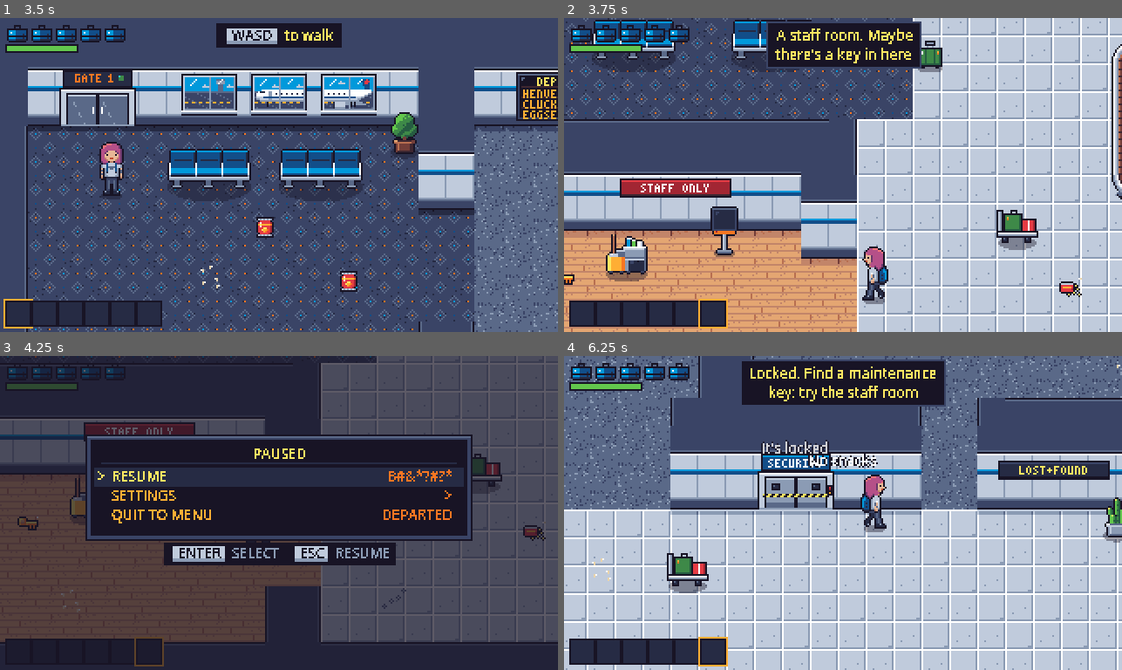
Above: before the commit, frames 1-4 (two rows, left to right).
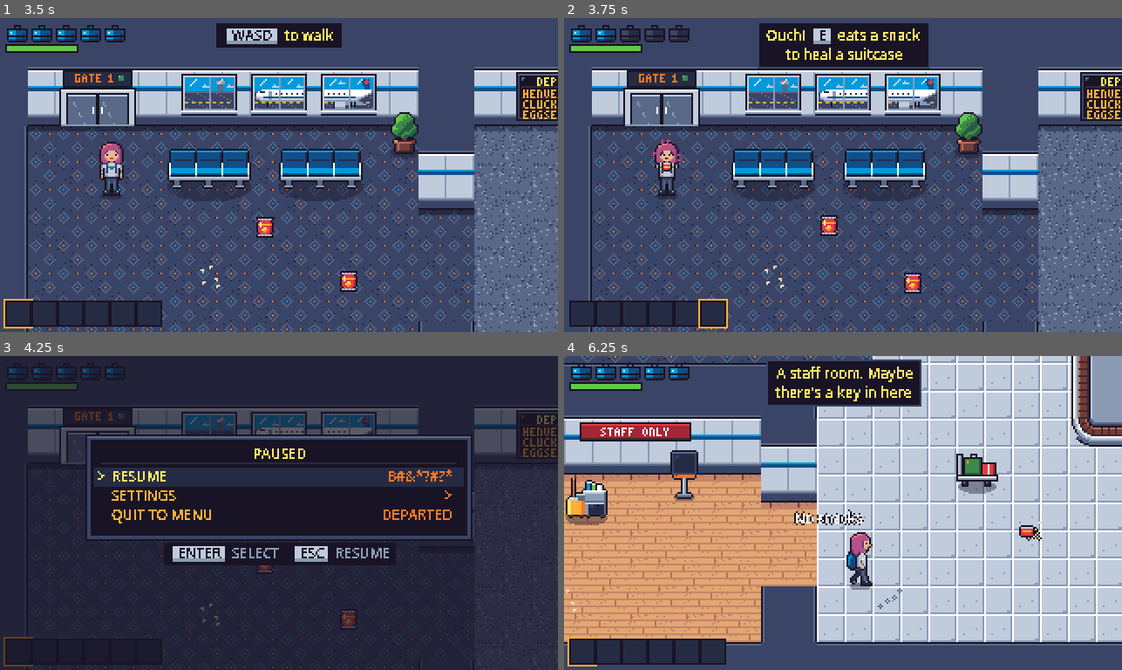
Above: after the commit, the same moments.

Repository: mvdmakesthings/PlanePoultryPanic
Game: Godot game, scene res://tests/level_01_smoke.tscn
The game is run twice, just before and just after one commit, with the same random seed, the same clock (stepped at 60 frames per second) and the same inputs. This scene is started directly instead of the project's main scene.
Inputs (mouse positions are in pixels of both pictures, inside the frame that each line leads up to):
- Up to frame 1 (3.5 s): tap Enter (ui_accept) at 0.5, 0.77, 1.07, 1.52, 1.82, 3.02, 3.32 s; move the mouse to (401, 159) at 0.52 s; hold D (move_right) 0.53-1.28 s; hold G (drop_item) 0.53-1.28 s; click (401, 159) at 0.67 s; tap E (eat_snack) at 0.8, 1.35 s; move the mouse to (167, 190) at 1.27 s; hold S (move_down) 1.28-2.03 s; tap F (interact) at 1.55 s; move the mouse to (334, 105) at 2.02 s; hold D (move_right) 2.03-2.78 s; hold F (interact) 2.03-2.78 s; tap R (next_item) at 2.3, 2.85 s; move the mouse to (251, 237) at 2.77 s; hold W (move_up) from 2.78 s (still down); click (251, 237) at 2.92 s; tap Q (prev_item) at 3.05 s
- Up to frame 2 (3.75 s): move the mouse to (1010, 222) at 3.52 s; release W (move_up) at 3.53 s; hold A (move_left) from 3.53 s (still down); hold Q (prev_item) from 3.53 s (still down)
- Up to frame 3 (4.25 s): keep holding A (move_left); keep holding Q (prev_item); tap Enter (ui_accept) at 3.77, 4.07 s; tap Shift (run) at 3.8 s; tap Escape (pause) at 4.15 s
- Up to frame 4 (6.25 s): move the mouse to (675, 465) at 4.27 s; release Q (prev_item) at 4.28 s; tap Shift (run) at 4.35 s; tap Enter (ui_accept) at 4.52, 4.82, 6.02 s; tap Space (use_item) at 4.55 s; move the mouse to (870, 513) at 5.02 s; release A (move_left) at 5.03 s; hold S (move_down) 5.03-5.78 s; hold Space (use_item) 5.03-5.78 s; click (870, 513) at 5.17 s; tap G (drop_item) at 5.3, 5.85 s; move the mouse to (759, 434) at 5.77 s; hold D (move_right) from 5.78 s (still down); tap E (eat_snack) at 6.05 s

Frame 1 is identical in both runs. In frame 2, 80% of the frame differs, in the area x 0-100%, y 0-100%; in frame 3, 47%; in frame 4, 74%.

Commit message:
Play the throw, eat, hurt and defeat animations
Throwing a snack or suitcase, eating, and taking a hit each play their
animation for a moment over the walk or idle (0.3, 0.45 and 0.35 s),
facing the way Amanda faces (eating always faces the camera). A knockout
plays the defeat fall once, then settles into the knocked-out loop.

The Level 1 test checks each animation plays; two prototype checks now
let a flinch from a stray peck finish before looking at the walk or
extinguisher pose. The roadmap's art item is down to the chickens'
chase and eat animations.

Diff:
--- a/game/scripts/characters/player.gd
+++ b/game/scripts/characters/player.gd
@@ -21,6 +21,14 @@
 const IDLE_EXTINGUISHER_SHEET := preload("res://assets/sprites/player_idle_extinguisher.png")
 const RUN_SHEET := preload("res://assets/sprites/player_run.png")
 const RUN_EXTINGUISHER_SHEET := preload("res://assets/sprites/player_run_extinguisher.png")
+const THROW_SHEET := preload("res://assets/sprites/player_throw.png")
+const HURT_SHEET := preload("res://assets/sprites/player_hurt.png")
+const EAT_SHEET := preload("res://assets/sprites/player_eat.png")
+const DEFEAT_SHEET := preload("res://assets/sprites/player_defeat.png")
+## The defeat frames are wide enough for her to fall flat, like the KO pose.
+const DEFEAT_FRAME_SIZE := Vector2i(32, 32)
+## How long each action plays over the walk or idle, in seconds.
+const ACTION_TIMES := {"throw": 0.3, "eat": 0.45, "hurt": 0.35}
 const KO_SHEET := preload("res://assets/sprites/player_ko.png")
 ## Flyaway hair drawn over every animation, messier as health drops. Rows
 ## are directions, columns are mess levels 1-3; each frame reaches
@@ -92,6 +100,10 @@
 var _invincible_timer := 0.0
 var _exhausted := false
 var _knockback := Vector2.ZERO
+## An action animation playing over walking and idling ("throw", "eat",
+## "hurt"), and how much longer it plays.
+var _action := ""
+var _action_left := 0.0
 var _hair: Sprite2D
 ## Top opaque row of each animation frame, so the hair follows the head.
 var _head_tops := {}
@@ -114,13 +126,12 @@
 	SpriteSheets.add_directional(frames, "idle_ext", IDLE_EXTINGUISHER_SHEET, FRAME_SIZE, 2.0)
 	SpriteSheets.add_directional(frames, "run", RUN_SHEET, FRAME_SIZE, 12.0)
 	SpriteSheets.add_directional(frames, "run_ext", RUN_EXTINGUISHER_SHEET, FRAME_SIZE, 12.0)
-	frames.add_animation("ko")
-	frames.set_animation_speed("ko", 3.0)
-	for column in KO_SHEET.get_width() / KO_FRAME_SIZE.x:
-		var atlas := AtlasTexture.new()
-		atlas.atlas = KO_SHEET
-		atlas.region = Rect2(Vector2(column * KO_FRAME_SIZE.x, 0), KO_FRAME_SIZE)
-		frames.add_frame("ko", atlas)
+	SpriteSheets.add_directional(frames, "throw", THROW_SHEET, FRAME_SIZE, 10.0, false)
+	SpriteSheets.add_directional(frames, "hurt", HURT_SHEET, FRAME_SIZE, 1.0, false)
+	# Eating is only drawn facing the camera.
+	_add_strip(frames, "eat_down", EAT_SHEET, FRAME_SIZE, 7.0, false)
+	_add_strip(frames, "defeat", DEFEAT_SHEET, DEFEAT_FRAME_SIZE, 8.0, false)
+	_add_strip(frames, "ko", KO_SHEET, KO_FRAME_SIZE, 3.0, true)
 	_sprite.sprite_frames = frames
 	_hair = Sprite2D.new()
 	_hair.texture = HAIR_SHEET
@@ -203,6 +214,7 @@
 		_die()
 	else:
 		_invincible_timer = invincibility_time
+		_start_action("hurt")
 	return true
 
 
@@ -254,6 +266,7 @@
 	snack.position = position
 	get_parent().add_child(snack)
 	AudioManager.play("throw")
+	_start_action("throw")
 
 
 ## Eats a snack from any slot (the selected one first) to heal a suitcase.
@@ -268,6 +281,7 @@
 		return
 	inventory.take_from(index)
 	AudioManager.play("eat")
+	_start_action("eat")
 	health = mini(health + SUITCASE, max_health)
 	health_changed.emit(health, max_health)
 
@@ -324,6 +338,7 @@
 	carrying.throw(facing)
 	carrying = null
 	AudioManager.play("throw")
+	_start_action("throw")
 
 
 ## Sets the carried suitcase down at the player's feet, if holding one.
@@ -404,8 +419,18 @@
 		stamina_changed.emit(stamina, max_stamina)
 
 
+## Plays an action (throw, eat, hurt) over walking and idling for a moment.
+func _start_action(action: String) -> void:
+	_action = action
+	_action_left = ACTION_TIMES[action]
+	_sprite.play(action + "_" + ("down" if action == "eat" else SpriteSheets.direction_name(facing)))
+
+
 func _update_animation(input: Vector2, running: bool) -> void:
 	var direction := SpriteSheets.direction_name(facing)
+	if _action_left > 0.0:
+		_action_left -= get_physics_process_delta_time()
+		return
 	var animation := "idle"
 	if input != Vector2.ZERO:
 		animation = "run" if running else "walk"
@@ -485,13 +510,33 @@
 func _die() -> void:
 	is_dead = true
 	freeze()
-	# Flat on their back, centered over where they stood.
-	_sprite.offset = Vector2(0, -KO_FRAME_SIZE.y / 2.0)
-	_sprite.play("ko")
+	# Flinch, buckle and fall flat on her back, then lie there seeing stars.
+	_sprite.offset = Vector2(0, -DEFEAT_FRAME_SIZE.y / 2.0 + 1.0)
+	_sprite.play("defeat")
+	_sprite.animation_finished.connect(_on_defeat_finished, CONNECT_ONE_SHOT)
 	_update_hair()
 	AudioManager.play("death")
 	queue_redraw()
 	died.emit()
+
+
+func _on_defeat_finished() -> void:
+	# Centered over where she stood, like the defeat frames.
+	_sprite.offset = Vector2(0, -KO_FRAME_SIZE.y / 2.0)
+	_sprite.play("ko")
+
+
+## One animation from a single-row sheet of frame_size frames.
+static func _add_strip(frames: SpriteFrames, anim_name: String, sheet: Texture2D,
+		frame_size: Vector2i, fps: float, loop: bool) -> void:
+	frames.add_animation(anim_name)
+	frames.set_animation_speed(anim_name, fps)
+	frames.set_animation_loop(anim_name, loop)
+	for column in sheet.get_width() / frame_size.x:
+		var atlas := AtlasTexture.new()
+		atlas.atlas = sheet
+		atlas.region = Rect2(Vector2(column * frame_size.x, 0), frame_size)
+		frames.add_frame(anim_name, atlas)
 
 
 func _emit_state() -> void:
--- a/game/tests/level_01_smoke.gd
+++ b/game/tests/level_01_smoke.gd
@@ -99,6 +99,20 @@
 	player.add_snack()
 	player.eat_snack()
 	_check(player.hair_mess_level() == 2, "eating tidies her hair a little")
+	await get_tree().physics_frame
+	_check(player._sprite.animation == "eat_down", "eating plays the eat animation")
+	await _wait(0.6)
+	_check(player._sprite.animation.begins_with("idle"), "after eating she goes back to idling")
+	player._invincible_timer = 0.0
+	player.take_damage(1, player.global_position + Vector2.LEFT)
+	await get_tree().physics_frame
+	_check(player._sprite.animation.begins_with("hurt_"), "a hit plays the hurt flinch")
+	player.facing = Vector2.RIGHT
+	player._action_left = 0.0
+	player.add_snack()
+	player.throw_snack()
+	await get_tree().physics_frame
+	_check(player._sprite.animation == "throw_right", "throwing plays the throw animation the way she faces")
 	level.queue_free()
 
 
@@ -207,6 +221,7 @@
 	await _wait(1.8)
 	var menus: GameMenus = level.get_node("UI/GameMenus")
 	_check(menus.is_open() and menus._mode == "retry" and menus._hint != "", "a knockout shows the retry screen with a hint")
+	_check(player._sprite.animation == "ko", "the defeat fall ends in the knocked-out pose")
 	var requested := [""]
 	var on_change := func(path: String) -> void: requested[0] = path
 	GameManager.scene_change_requested.connect(on_change)
--- a/game/tests/prototype_smoke.gd
+++ b/game/tests/prototype_smoke.gd
@@ -24,6 +24,8 @@
 	Input.action_press("move_up")
 	Input.action_press("run")
 	await _wait(0.4)
+	# A chicken may have pecked her on the way: let the flinch finish first.
+	await _wait(player._action_left + 0.05)
 	_check(player._sprite.animation == "run_up", "running plays the run cycle")
 	await _wait(0.4)
 	Input.action_release("move_up")
@@ -411,8 +413,12 @@
 	player = setup[2]
 	player.give_extinguisher(1)
 	await get_tree().physics_frame
+	# A chicken that was being cleared away may have pecked her: let the flinch finish.
+	await _wait(player._action_left + 0.05)
 	_check(player._sprite.animation.contains("_ext"), "the player is drawn holding the extinguisher")
 	player.spray()
+	# Two frames: the first resumes before the player's own update has run.
+	await get_tree().physics_frame
 	await get_tree().physics_frame
 	_check(not player._sprite.animation.contains("_ext"), "an empty extinguisher is put away")
 	setup[0].queue_free()
@@ -462,6 +468,8 @@
 	_check(pecks == 10, "ten pecks knock out a player with five suitcases")
 	await get_tree().physics_frame
 	var sprite: AnimatedSprite2D = player.get_node("AnimatedSprite2D")
+	_check(sprite.animation == "defeat", "a knockout plays the defeat fall")
+	await _wait(0.8)
 	_check(sprite.animation == "ko" and sprite.is_playing(), "a knocked-out player shows the KO pose")
 	setup[0].queue_free()
 
Not shown, changed: docs/roadmap.md
